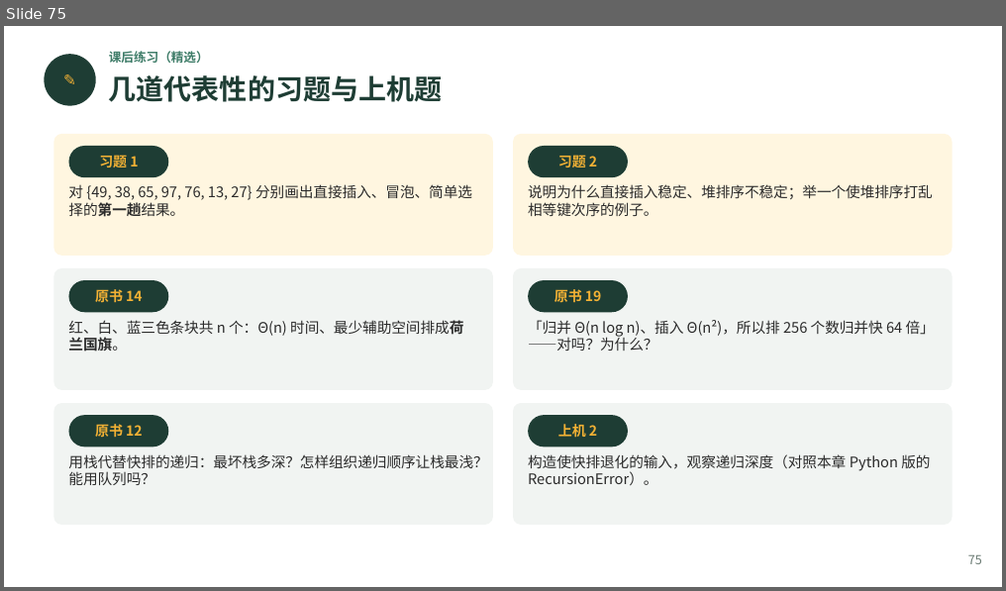
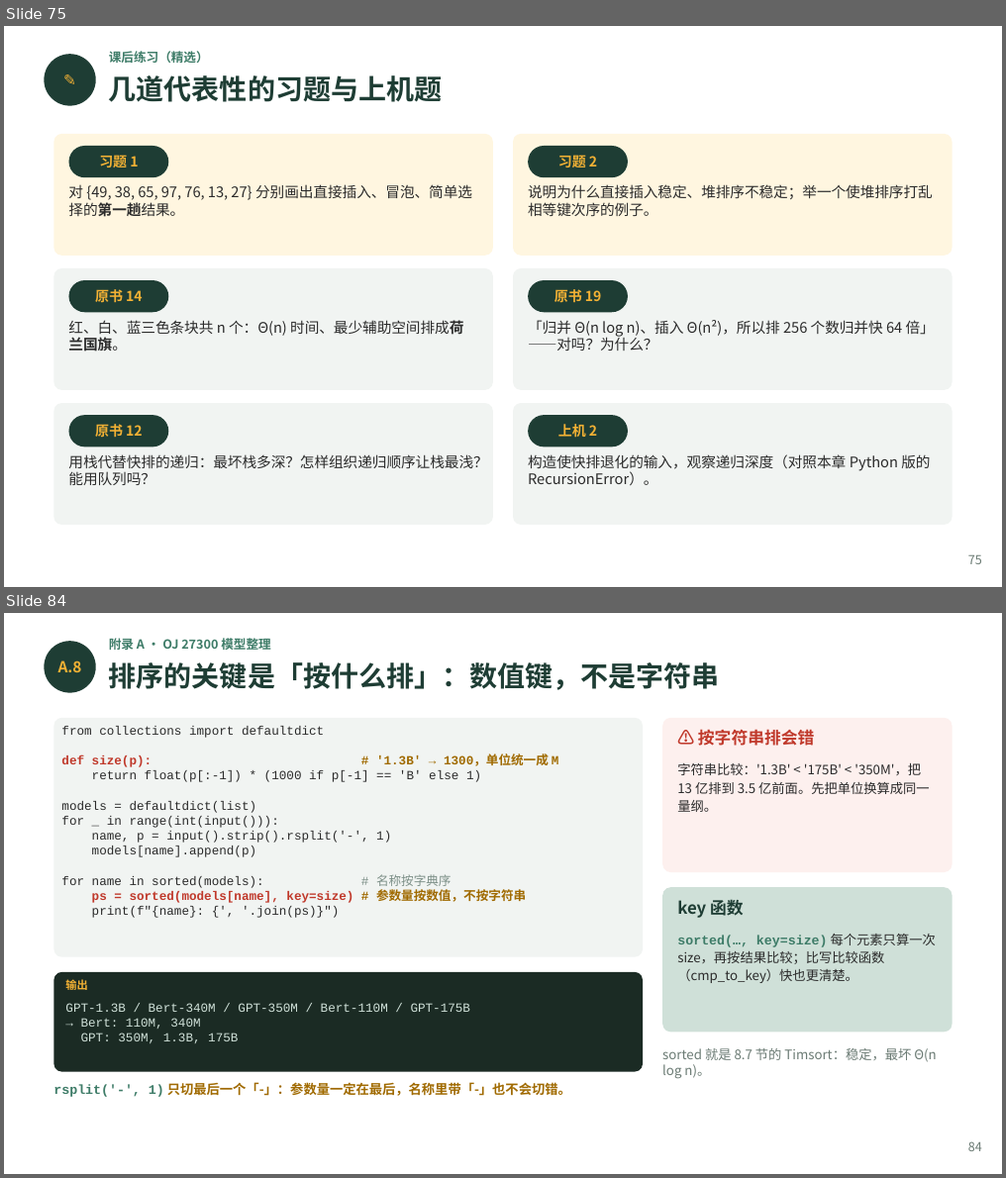
Before and after one commit to GMyhf/2026fall-cs201, a slide deck: courseware/202609_DSA_08_Sorting.pptx. Shown one above the other, each under a label of ours: slide 75 before the commit, slides 75 and 84 after it; the slides between them are not shown. The pictures are 1006x591 and 1006x1178 pixels, drawn with LibreOffice and Linux fonts; fonts in the diff are those of the drawing. Boxes give left, top, right and bottom in pixels: in the first picture for what was removed or moved away, otherwise in the second. Text is boxed around its words. In the diff, an @@ line names an element or a change of style, - is before the commit and + after.

```diff
--- a/courseware/202609_DSA_08_Sorting.pptx
+++ b/courseware/202609_DSA_08_Sorting.pptx
@@ slide 84 added at (4,613,1002,1174), background #FFFFFF @@
@@ ellipse added at (44,641,96,693), fill #1E3D34 @@
@@ text added at (109,636,270,653), 9 pt, text #3E7C68, bold @@
+附录 A · OJ 27300 模型整理
@@ text added at (58,661,82,672), 11 pt, text #F2B134, bold @@
+A.8
@@ text added at (109,663,720,690), 20 pt, text #1E3D34, bold @@
+排序的关键是「按什么排」：数值键，不是字符串
@@ rounded rectangle added at (54,718,643,958), fill #F1F4F2 @@
@@ text added at (61,726,559,918), 9 pt, text #2B2B2B @@
+from collections import defaultdict
+def size(p): # '1.3B' → 1300，单位统一成 M
+return float(p[:-1]) * (1000 if p[-1] == 'B' else 1)
+models = defaultdict(list)
+for _ in range(int(input())):
+name, p = input().strip().rsplit('-', 1)
+models[name].append(p)
+for name in sorted(models): # 名称按字典序
+ps = sorted(models[name], key=size) # 参数量按数值，不按字符串
+print(f"{name}: {', '.join(ps)}")
@@ rounded rectangle added at (662,718,952,872), fill #FDF0EE @@
@@ text added at (698,730,815,746), 12 pt, text #C0392B, bold @@
+⚠ 按字符串排会错
@@ text added at (677,763,930,812), 9.5 pt, text #2B2B2B @@
+字符串比较：'1.3B' < '175B' < '350M'，把 13 亿排到 3.5 亿前面。先把单位换算成同一量纲。
@@ rounded rectangle added at (662,887,952,1032), fill #CFE0D8 @@
@@ text added at (677,900,744,918), 12 pt, text #1E3D34, bold @@
+key 函数
@@ text added at (677,934,936,983), 9.5 pt, text #2B2B2B @@
+sorted(…, key=size) 每个元素只算一次 size，再按结果比较；比写比较函数（cmp_to_key）快也更清楚。
@@ rounded rectangle added at (54,972,643,1072), fill #1B2B24 @@
@@ text added at (65,977,87,992), 8 pt, text #F2B134, bold @@
+输出
@@ text added at (65,1003,471,1044), 9 pt, text #CFE0D8 @@
+GPT-1.3B / Bert-340M / GPT-350M / Bert-110M / GPT-175B
+→ Bert: 110M, 340M
+GPT: 350M, 1.3B, 175B
@@ text added at (662,1049,936,1079), 9.5 pt, text #6B7B74 @@
+sorted 就是 8.7 节的 Timsort：稳定，最坏 Θ(n log n)。
@@ text added at (54,1082,571,1097), 9.5 pt, text #A06A00, bold @@
+rsplit('-', 1) 只切最后一个「-」：参数量一定在最后，名称里带「-」也不会切错。
@@ text added at (968,1142,982,1152), 9 pt, text #6B7B74 @@
+84
```
Also in this commit, not shown: 2 slides changed, 8 other slides added, 2 other files.
